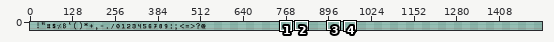
Two states of a pixel-art file, assets/simplefont.aseprite. The first picture is a wide view before the edit; the outline marks the close-up.
Close-up. First the earlier version:
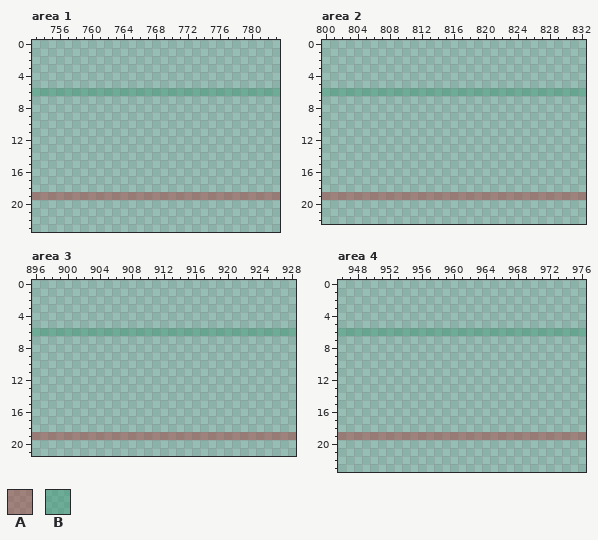
1536x24 pixels, 1 frame. Shown: area 1: x 753..783, y 0..23; area 2: x 800..832, y 0..22; area 3: x 896..928, y 0..21; area 4: x 946..976, y 0..23. The commit also changed other parts of the picture, which this record leaves out.
Visible layers, top first: "Layer 2", "Layer 1" opacity 43%.
Palette (. is transparent): A #ac32326e  B #37946e6e
Pixels before, area 1, first column x 753:
 6 BBBBBBBBBBBBBBBBBBBBBBBBBBBBBBB
 7 ...............................
 8 ...............................
 9 ...............................
10 ...............................
11 ...............................
12 ...............................
13 ...............................
14 ...............................
15 ...............................
16 ...............................
17 ...............................
18 ...............................
19 AAAAAAAAAAAAAAAAAAAAAAAAAAAAAAA
Pixels before, area 2, first column x 800:
 6 BBBBBBBBBBBBBBBBBBBBBBBBBBBBBBBBB
 7 .................................
 8 .................................
 9 .................................
10 .................................
11 .................................
12 .................................
13 .................................
14 .................................
15 .................................
16 .................................
17 .................................
18 .................................
19 AAAAAAAAAAAAAAAAAAAAAAAAAAAAAAAAA
Pixels before, area 3, first column x 896:
 6 BBBBBBBBBBBBBBBBBBBBBBBBBBBBBBBBB
 7 .................................
 8 .................................
 9 .................................
10 .................................
11 .................................
12 .................................
13 .................................
14 .................................
15 .................................
16 .................................
17 .................................
18 .................................
19 AAAAAAAAAAAAAAAAAAAAAAAAAAAAAAAAA
Pixels before, area 4, first column x 946:
 6 BBBBBBBBBBBBBBBBBBBBBBBBBBBBBBB
 7 ...............................
 8 ...............................
 9 ...............................
10 ...............................
11 ...............................
12 ...............................
13 ...............................
14 ...............................
15 ...............................
16 ...............................
17 ...............................
18 ...............................
19 AAAAAAAAAAAAAAAAAAAAAAAAAAAAAAA
Once edited:
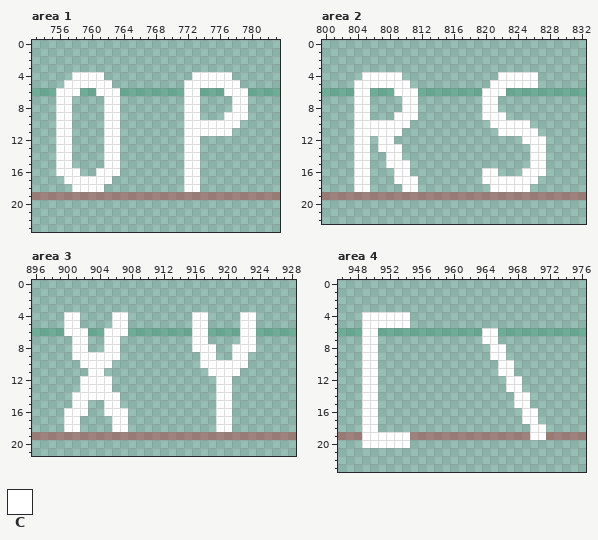
Colours new in this view: C #ffffff
Edits made:
Changed rows in their new state; - is an unchanged pixel.
Area 1, layer "Layer 2":
first column x 756:
 4 --CCCC-----------CCCCC--
 5 -CCCCCC---------CCCCCCC-
 6 CCC--CCC--------CC---CCC
 7 CC----CC--------CC----CC
 8 CC----CC--------CC----CC
 9 CC----CC--------CC---CCC
10 CC----CC--------CCCCCCC-
11 CC----CC--------CCCCCC--
12 CC----CC--------CC------
13 CC----CC--------CC------
14 CC----CC--------CC------
15 CC----CC--------CC------
16 CCC--CCC--------CC------
17 -CCCCCC---------CC------
18 --CCCC----------CC------
Area 2, layer "Layer 2":
first column x 804:
 4 -CCCCC------------CCCCC-
 5 CCCCCCC----------CCCCCC-
 6 CC---CCC--------CCC-----
 7 CC----CC--------CC------
 8 CC----CC--------CC------
 9 CC---CCC--------CCC-----
10 CCCCCCC----------CCCCC--
11 CCCCCC------------CCCCC-
12 CC-CC----------------CCC
13 CC-CCC----------------CC
14 CC--CC----------------CC
15 CC--CCC---------------CC
16 CC---CC---------CC---CCC
17 CC---CCC--------CCCCCCC-
18 CC----CC---------CCCCC--
Area 3, layer "Layer 2":
first column x 900:
 4 CC----CC--------CC----CC
 5 CC----CC--------CC----CC
 6 CCC--CCC--------CC----CC
 7 -CC--CC---------CC----CC
 8 -CC--CC---------CCC--CCC
 9 -CCCCCC----------CC--CC-
10 --CCCC-----------CCCCCC-
11 ---CC-------------CCCC--
12 --CCCC-------------CC---
13 --CCCC-------------CC---
14 -CCCCCC------------CC---
15 -CC--CC------------CC---
16 CCC--CCC-----------CC---
17 CC----CC-----------CC---
18 CC----CC-----------CC---
Area 4, layer "Layer 2":
first column x 949:
 4 CCCCCC-----------------
 5 CCCCCC-----------------
 6 CC-------------CC------
 7 CC-------------CC------
 8 CC--------------CC-----
 9 CC--------------CC-----
10 CC---------------CC----
11 CC---------------CC----
12 CC----------------CC---
13 CC----------------CC---
14 CC-----------------CC--
15 CC-----------------CC--
16 CC------------------CC-
17 CC------------------CC-
18 CC-------------------CC
19 CCCCCC---------------CC
20 CCCCCC-----------------
